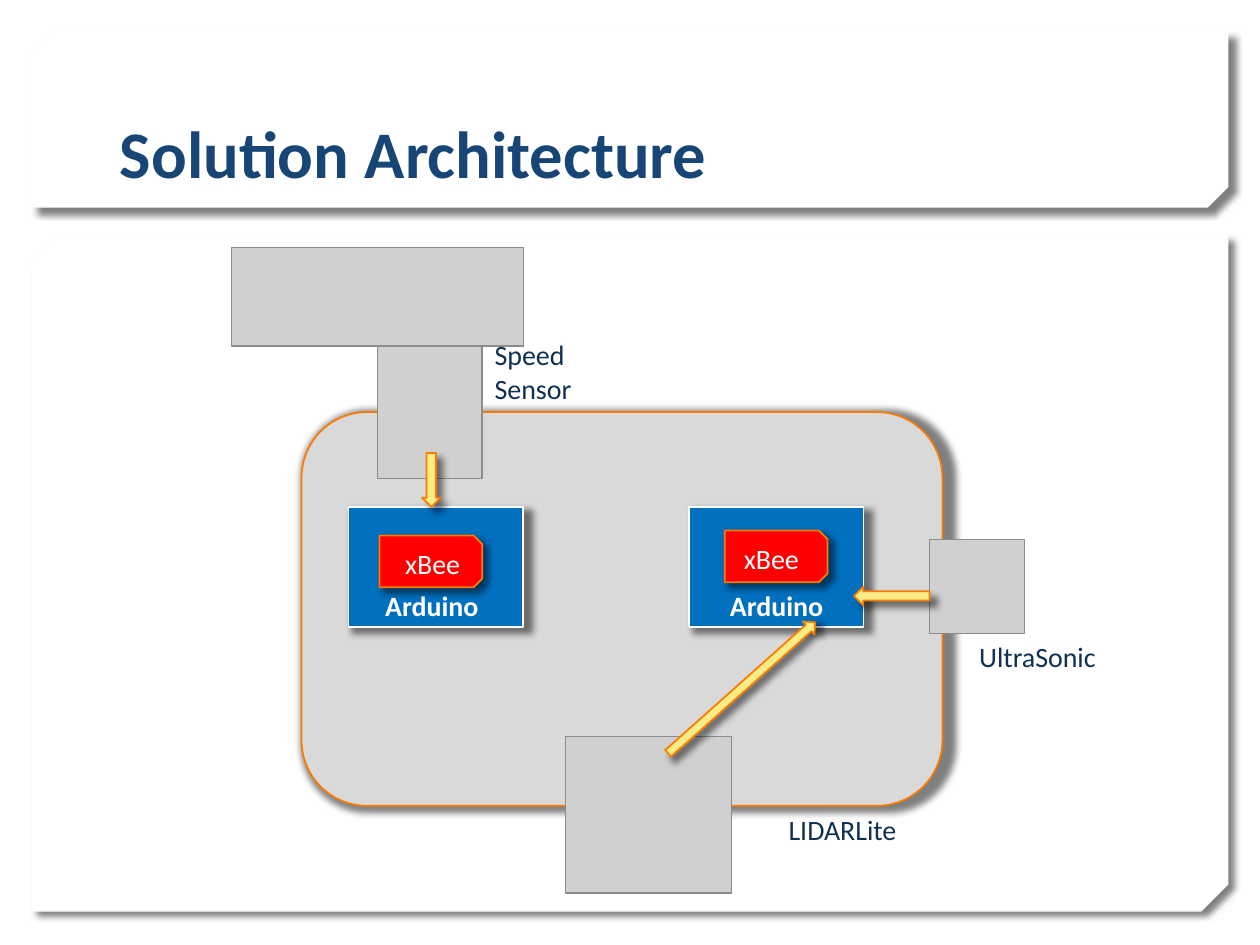
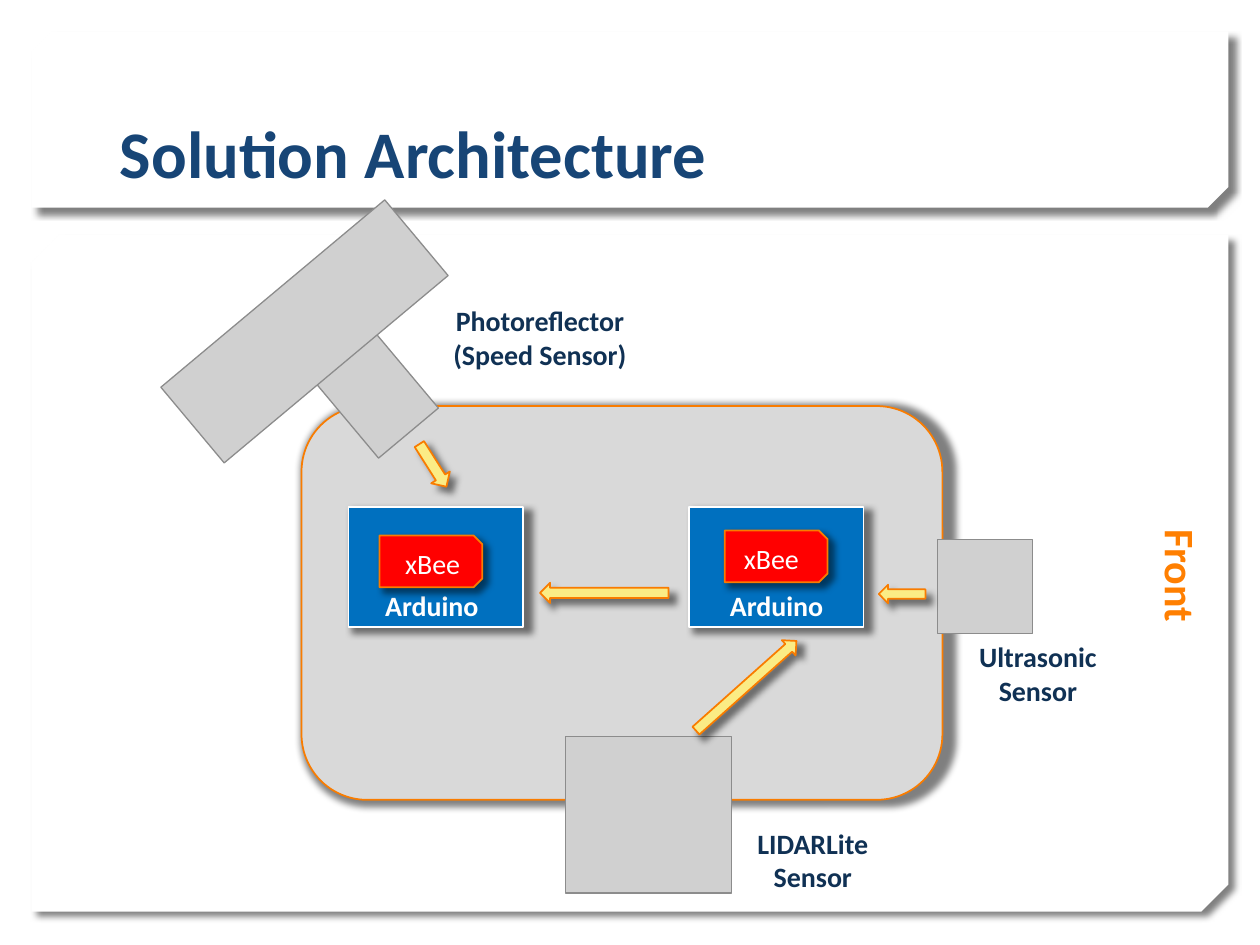
Before and after one commit to estherlu/EC544_Group4, a slide deck: slide 2 of challenge#4/Challenge4_Group4.pptx. Drawn at 1260x945 pixels with LibreOffice and Linux fonts; fonts in the diff are those of the drawing; grey boxes stand for pictures; background and template pictures are left out. Boxes give left, top, right and bottom in pixels: in the first picture for what was removed or moved away, otherwise in the second. Text is boxed around its words. In the diff, an @@ line names an element or a change of style, - is before the commit and + after.

```diff
--- a/challenge#4/Challenge4_Group4.pptx
+++ b/challenge#4/Challenge4_Group4.pptx
@@ picture at (161,200,449,463): rotation 0 to 320 degrees @@
@@ text at (453,311,626,370): text changed; bold on @@
-Speed Sensor
+Photoreflector (Speed Sensor)
@@ picture at (315,333,438,458): rotation 0 to 320 degrees @@
@@ rounded rectangle: place and size @@
-rounded rectangle at (301,412,942,806)
+rounded rectangle at (301,406,942,800)
@@ left arrow added at (410,439,457,494), fill #FBEC85, outline #FA7C00 1 pt @@
@@ down arrow removed at (422,452,441,507) @@
@@ picture: place and size @@
-picture at (930,539,1024,634)
+picture at (937,539,1032,634)
@@ text added at (1153,538,1204,619), 24 pt, text #FF7F01, bold @@
+Front
@@ left arrow added at (541,582,669,602), fill #FBEC85, outline #FA7C00 1 pt @@
@@ left arrow: place and size @@
-left arrow at (854,587,930,606)
+left arrow at (878,585,925,604)
@@ right arrow: place and size @@
-right arrow at (662,616,820,760)
+right arrow at (690,633,804,738)
@@ text at (979,647,1096,702): text changed; bold on @@
-UltraSonic
+Ultrasonic
+Sensor
@@ text "LIDARLite": place and size @@
-text "LIDARLite" at (789,821,897,840)
+text "LIDARLite" at (757,834,868,888)
@@ text at (757,834,868,855): bold on in "LIDARLite" @@
@@ text at (774,868,852,888): paragraph added @@
+Sensor
```
Also in this commit, not shown: 3 other slides changed.
